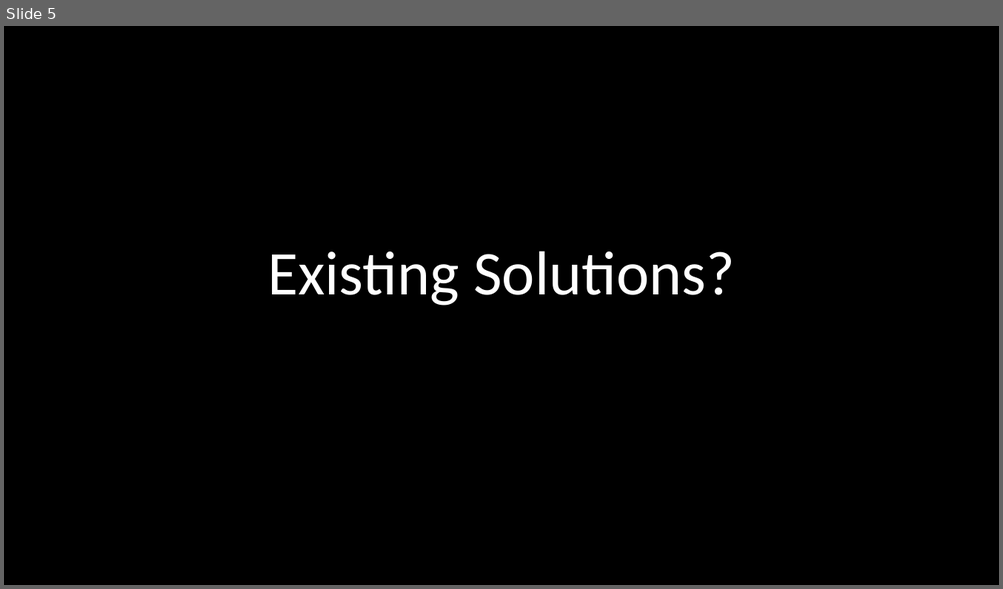
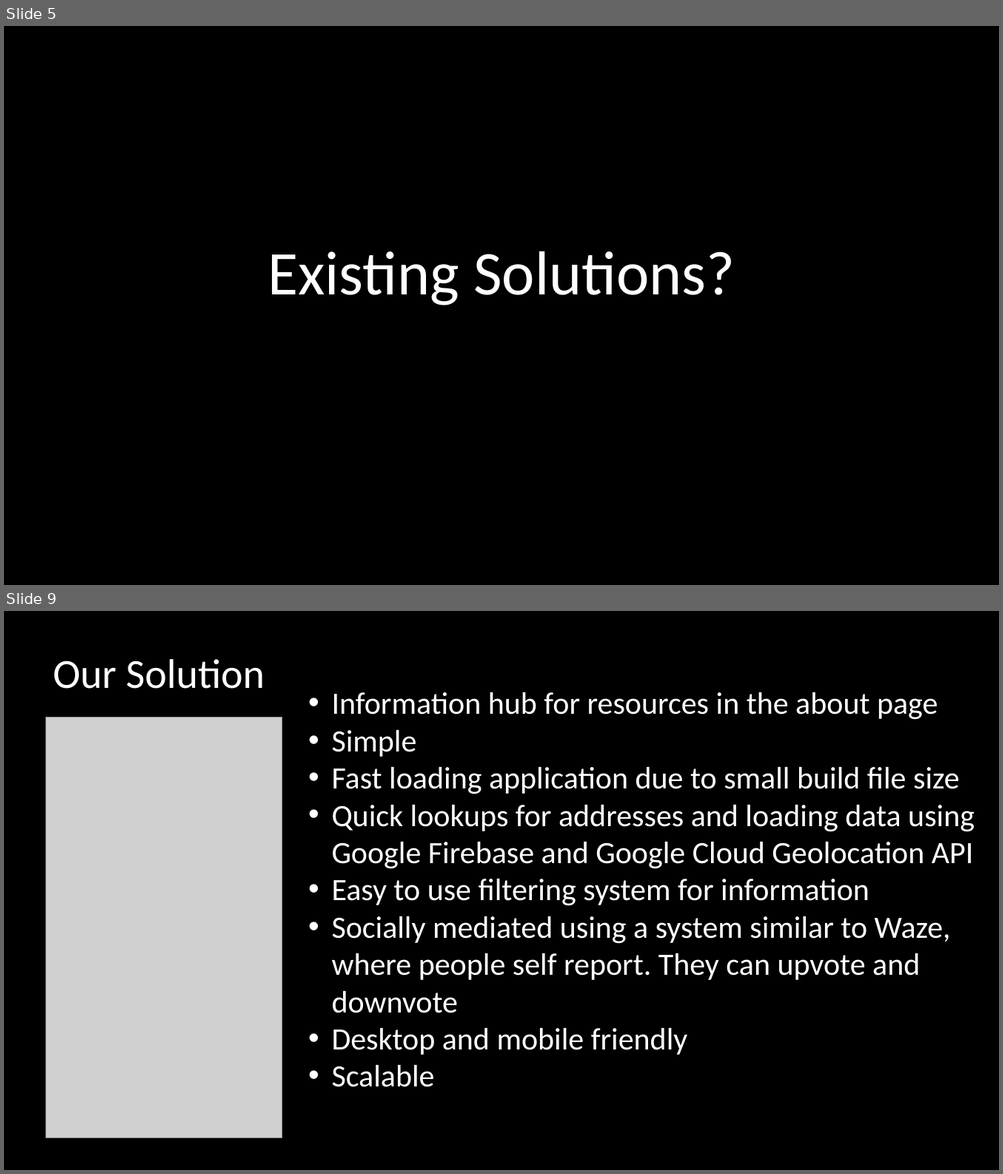
Before and after one commit to DH2018-FindC/FindC, a slide deck: Presentation.pptx. Shown one above the other, each under a label of ours: slide 5 before the commit, slides 5 and 9 after it; the slides between them are not shown. The pictures are 1003x589 and 1003x1174 pixels, drawn with LibreOffice and Linux fonts; fonts in the diff are those of the drawing; grey boxes stand for pictures; background and template pictures are left out. Boxes give left, top, right and bottom in pixels: in the first picture for what was removed or moved away, otherwise in the second. Text is boxed around its words. In the diff, an @@ line names an element or a change of style, - is before the commit and + after.

```diff
--- a/Presentation.pptx
+++ b/Presentation.pptx
@@ slide 9 added at box(4, 611, 999, 1170), background #000000 @@
@@ text added at box(53, 659, 264, 689), 40 pt, text #FFFFFF @@
+Our Solution
@@ text added at box(332, 692, 974, 1088), 30 pt, text #FFFFFF @@
+• Information hub for resources in the about page
+• Simple
+• Fast loading application due to small build file size
+• Quick lookups for addresses and loading data using Google Firebase and Google Cloud Geolocation API
+• Easy to use filtering system for information
+• Socially mediated using a system similar to Waze, where people self report. They can upvote and downvote
+• Desktop and mobile friendly
+• Scalable
@@ picture added at box(45, 718, 282, 1139) @@
```
Also in this commit, not shown: 1 slide changed, 10 other slides added, 1 slide removed, 1 other file.
